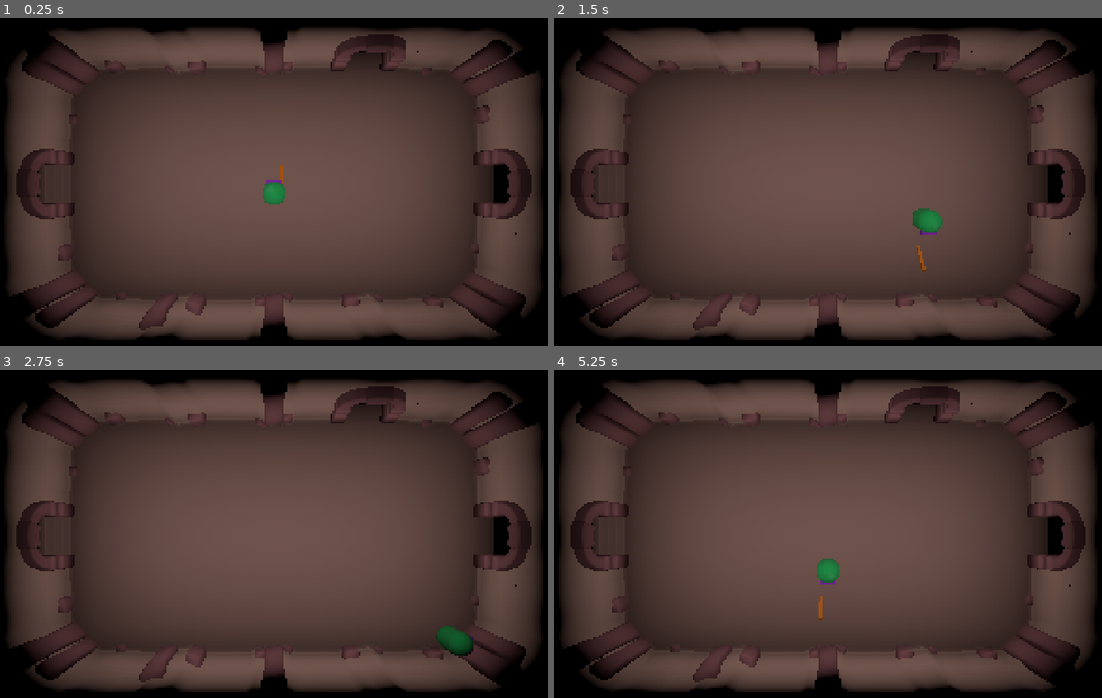
Above: before the commit, frames 1-4 (two rows, left to right).
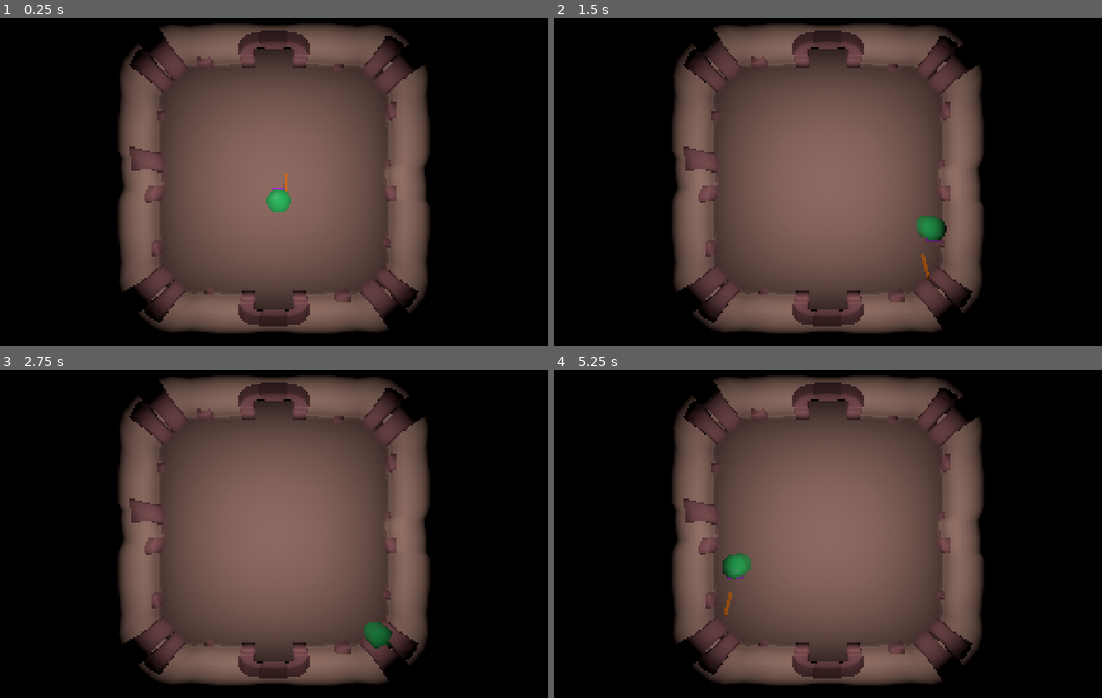
Above: after the commit, the same moments.

Repository: panable/brackeysjam-2026.2
Game: Godot game, scene res://Scenes/RealGame.tscn
Two runs of this game, one before a commit and one after it. Both use one fixed random seed, a clock stepped at 60 frames per second and the inputs below.
Inputs:
- Up to frame 1 (0.25 s): no input
- Up to frame 2 (1.5 s): tap Enter at 0.5 s; hold D (move_right) 0.53-1.28 s; tap Space (attack) at 0.6, 1.35 s; hold S (move_back) from 1.28 s (still down)
- Up to frame 3 (2.75 s): release S (move_back) at 2.03 s; hold D (move_right) from 2.03 s (still down); tap Space (attack) at 2.1 s
- Up to frame 4 (5.25 s): release D (move_right) at 2.78 s; hold W (move_forward) 2.78-3.53 s; tap Space (attack) every 0.75 s from 2.85 to 5.1 s; hold A (move_left) 3.53-5.03 s; hold S (move_back) from 5.03 s (still down)

The runs differ from the first frame. In frame 1, 56% of the frame differs, in the area x 0-100%, y 1-99%; in frame 2, 56%; in frame 3, 56%; in frame 4, 56%.

Commit message:
21-26 done, making 21 complete

Diff:
--- a/Scenes/Dungeons/Dungeon21.tscn
+++ b/Scenes/Dungeons/Dungeon21.tscn
@@ -13,7 +13,7 @@
 
 [node name="North" parent="Doorways/Entrances" unique_id=891237568 instance=ExtResource("1_ypjcd")]
 transform = Transform3D(-4.371139e-08, 0, 1, 0, 1, 0, -1, 0, -4.371139e-08, -4.0000005, 0.8, -6.1)
-destination_room = "uid://bvqmeh7p32fgh"
+destination_room = "uid://qj1d8jgpkxyn"
 destination_entrace = "South"
 
 [node name="South" parent="Doorways/Entrances" unique_id=1133818757 instance=ExtResource("1_ypjcd")]
@@ -30,7 +30,7 @@
 transform = Transform3D(1.1920929e-07, 0, -1, 0, 1, 0, 1, 0, 1.1920929e-07, -4.0000005, 0.8, 3.4)
 
 [node name="Camera3D" type="Camera3D" parent="." unique_id=2062275407]
-transform = Transform3D(1, 0, 0, 0, -4.371139e-08, 1, 0, -1, -4.371139e-08, -4, 17.34546, -0.008445263)
+transform = Transform3D(1, 0, 0, 0, -4.371139e-08, 1, 0, -1, -4.371139e-08, -4, 17.34546, -0.6084453)
 fov = 50.0
 
 [node name="Room1" parent="." unique_id=20324241 instance=ExtResource("2_csqgv")]
--- /dev/null
+++ b/Scenes/Dungeons/Dungeon26.tscn
@@ -0,0 +1,36 @@
+[gd_scene format=3 uid="uid://qj1d8jgpkxyn"]
+
+[ext_resource type="PackedScene" uid="uid://c1aylrnw1jm4c" path="res://Scenes/Dungeons/door_portal.tscn" id="1_3frj4"]
+[ext_resource type="Script" uid="uid://dlwfb4ud68h73" path="res://Scripts/dungeon.gd" id="1_fcnvo"]
+[ext_resource type="PackedScene" uid="uid://cgi7qhnr4qfdk" path="res://Scenes/Rooms/Room26.tscn" id="2_fcnvo"]
+
+[node name="Dungeon26" type="Node3D" unique_id=1784944089]
+script = ExtResource("1_fcnvo")
+
+[node name="Doorways" type="Node" parent="." unique_id=1620983560]
+
+[node name="Entrances" type="Node" parent="Doorways" unique_id=722282876]
+
+[node name="North" parent="Doorways/Entrances" unique_id=891237568 instance=ExtResource("1_3frj4")]
+transform = Transform3D(-4.371139e-08, 0, 1, 0, 1, 0, -1, 0, -4.371139e-08, -4.0000005, 0.8, -6.1)
+destination_room = "uid://bvqmeh7p32fgh"
+destination_entrace = "South"
+
+[node name="South" parent="Doorways/Entrances" unique_id=376647261 instance=ExtResource("1_3frj4")]
+transform = Transform3D(1.1920929e-07, 0, -1, 0, 1, 0, 1, 0, 1.1920929e-07, -4.0000005, 0.8, 5.2000003)
+destination_room = "uid://ca5i3e21sgvny"
+destination_entrace = "North"
+
+[node name="Exits" type="Node" parent="Doorways" unique_id=1061474600]
+
+[node name="North" type="Marker3D" parent="Doorways/Exits" unique_id=1535590069]
+transform = Transform3D(-4.371139e-08, 0, 1, 0, 1, 0, -1, 0, -4.371139e-08, -4.0000005, 0.8, -4.2999997)
+
+[node name="South" type="Marker3D" parent="Doorways/Exits" unique_id=153613831]
+transform = Transform3D(1.1920929e-07, 0, -1, 0, 1, 0, 1, 0, 1.1920929e-07, -4.0000005, 0.8, 3.4)
+
+[node name="Camera3D" type="Camera3D" parent="." unique_id=807013904]
+transform = Transform3D(1, 0, 0, 0, -4.371139e-08, 1, 0, -1, -4.371139e-08, -4, 17.34546, -0.008445263)
+fov = 50.0
+
+[node name="Room1" parent="." unique_id=20324241 instance=ExtResource("2_fcnvo")]
--- a/Scenes/RealGame.tscn
+++ b/Scenes/RealGame.tscn
@@ -2,7 +2,7 @@
 
 [ext_resource type="Script" uid="uid://c6rlwo0ec1bf1" path="res://Scenes/world_manager.gd" id="1_mub7f"]
 [ext_resource type="PackedScene" uid="uid://6vac72p2c7e1" path="res://playa.tscn" id="2_i0vv1"]
-[ext_resource type="PackedScene" uid="uid://behjoof0b8lpi" path="res://Scenes/Dungeons/Dungeon14.tscn" id="3_mub7f"]
+[ext_resource type="PackedScene" uid="uid://ca5i3e21sgvny" path="res://Scenes/Dungeons/Dungeon21.tscn" id="3_mub7f"]
 
 [sub_resource type="Environment" id="Environment_t1osg"]
 background_mode = 1
@@ -19,12 +19,12 @@
 
 [node name="WorldManager" type="Node" parent="." unique_id=311855638 node_paths=PackedStringArray("current_dungeon")]
 script = ExtResource("1_mub7f")
-current_dungeon = NodePath("../Dungeon14")
+current_dungeon = NodePath("../Dungeon21")
 
 [node name="WorldEnvironment" type="WorldEnvironment" parent="." unique_id=444365118]
 environment = SubResource("Environment_t1osg")
 
 [node name="playa" parent="." unique_id=990109964 instance=ExtResource("2_i0vv1")]
-transform = Transform3D(1, 0, 0, 0, 1, 0, 0, 0, 1, 0, 1.3000001, 4.4)
+transform = Transform3D(1, 0, 0, 0, 1, 0, 0, 0, 1, -3.8, 1.3000001, 0.099999905)
 
-[node name="Dungeon14" parent="." unique_id=2047840050 instance=ExtResource("3_mub7f")]
+[node name="Dungeon21" parent="." unique_id=777947280 instance=ExtResource("3_mub7f")]
